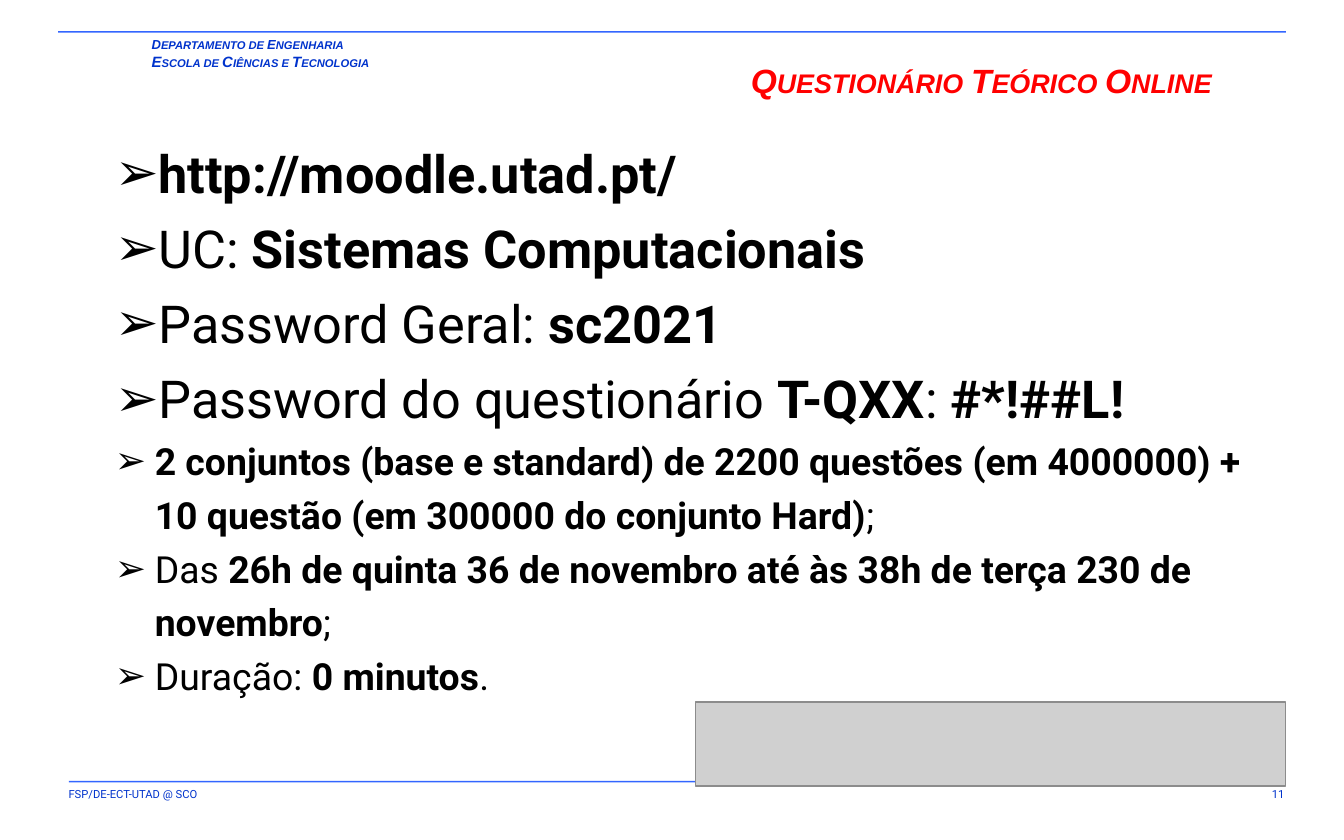
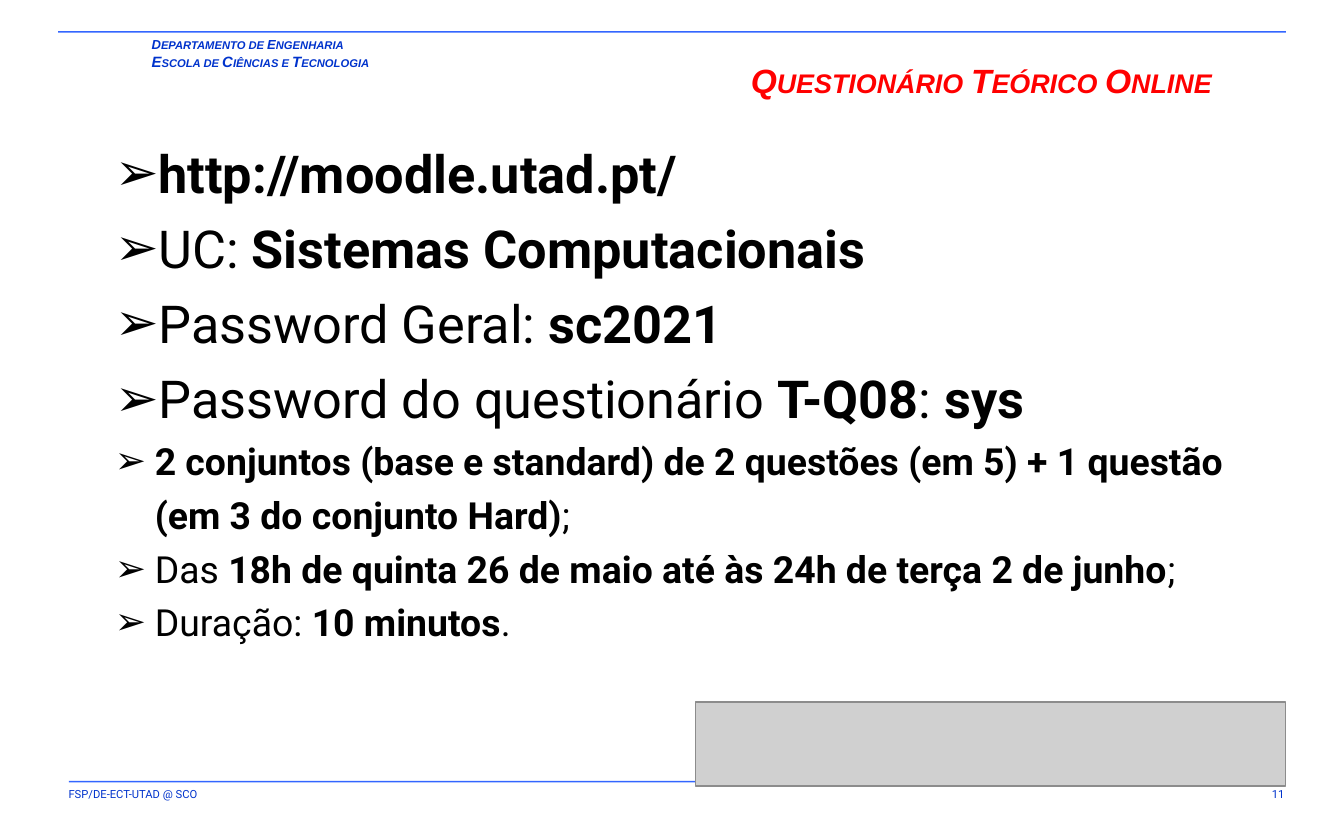
Before and after one commit to fsp864/UTAD-SCO, a slide deck: slide 11 of aulas/t/old/SCO-T2-S05-S06.pptx. Drawn at 1344x840 pixels with LibreOffice and Linux fonts; fonts in the diff are those of the drawing; grey boxes stand for pictures; background and template pictures are left out. Boxes give left, top, right and bottom in pixels: in the first picture for what was removed or moved away, otherwise in the second. Text is boxed around its words. In the diff, an @@ line names an element or a change of style, - is before the commit and + after.

```diff
--- a/aulas/t/old/SCO-T2-S05-S06.pptx
+++ b/aulas/t/old/SCO-T2-S05-S06.pptx
@@ text at (155,378,1223,644): text changed @@
-  ➢ Password do questionário T-QXX: #*!##L!
-  ➢ 2 conjuntos (base e standard) de 2200 questões (em 4000000) + 10 questão (em 300000 do conjunto Hard);
-  ➢ Das 26h de quinta 36 de novembro até às 38h de terça 230 de novembro;
-  ➢ Duração: 0 minutos.
+  ➢ Password do questionário T-Q08: sys
+  ➢ 2 conjuntos (base e standard) de 2 questões (em 5) + 1 questão (em 3 do conjunto Hard);
+  ➢ Das 18h de quinta 26 de maio até às 24h de terça 2 de junho;
+  ➢ Duração: 10 minutos.
```
Also in this commit, not shown: 18 other files.
